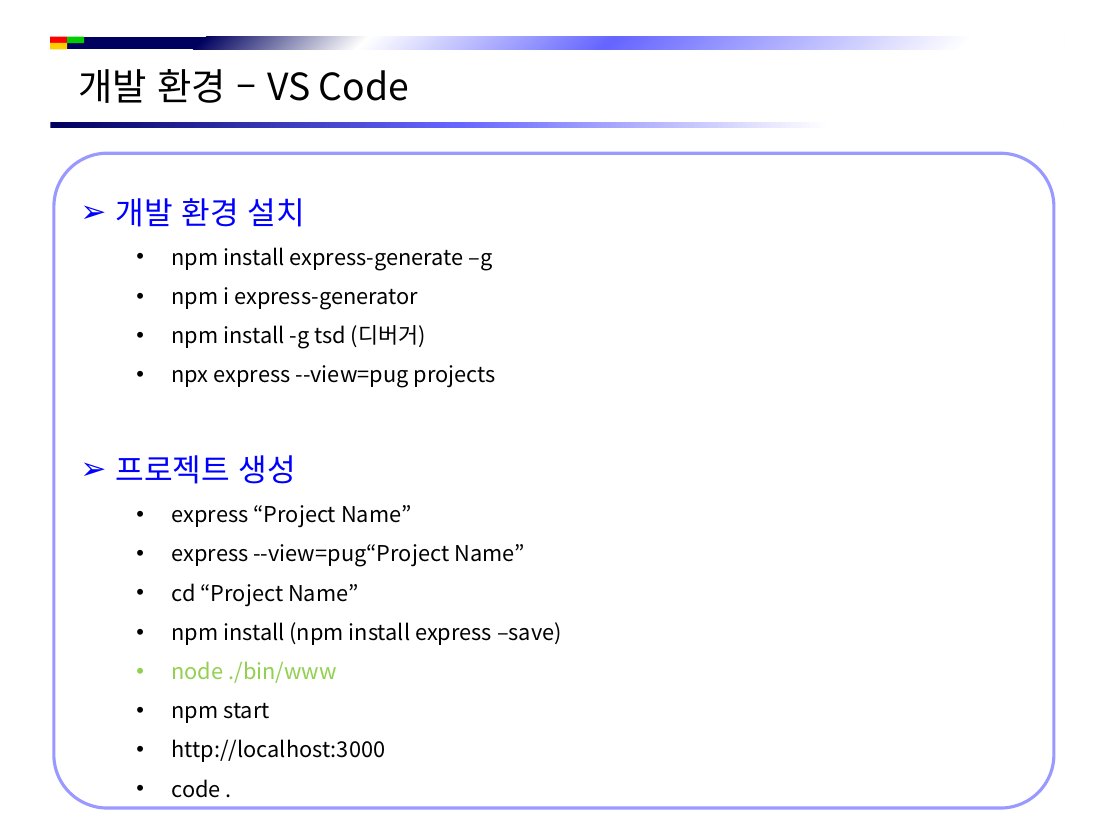
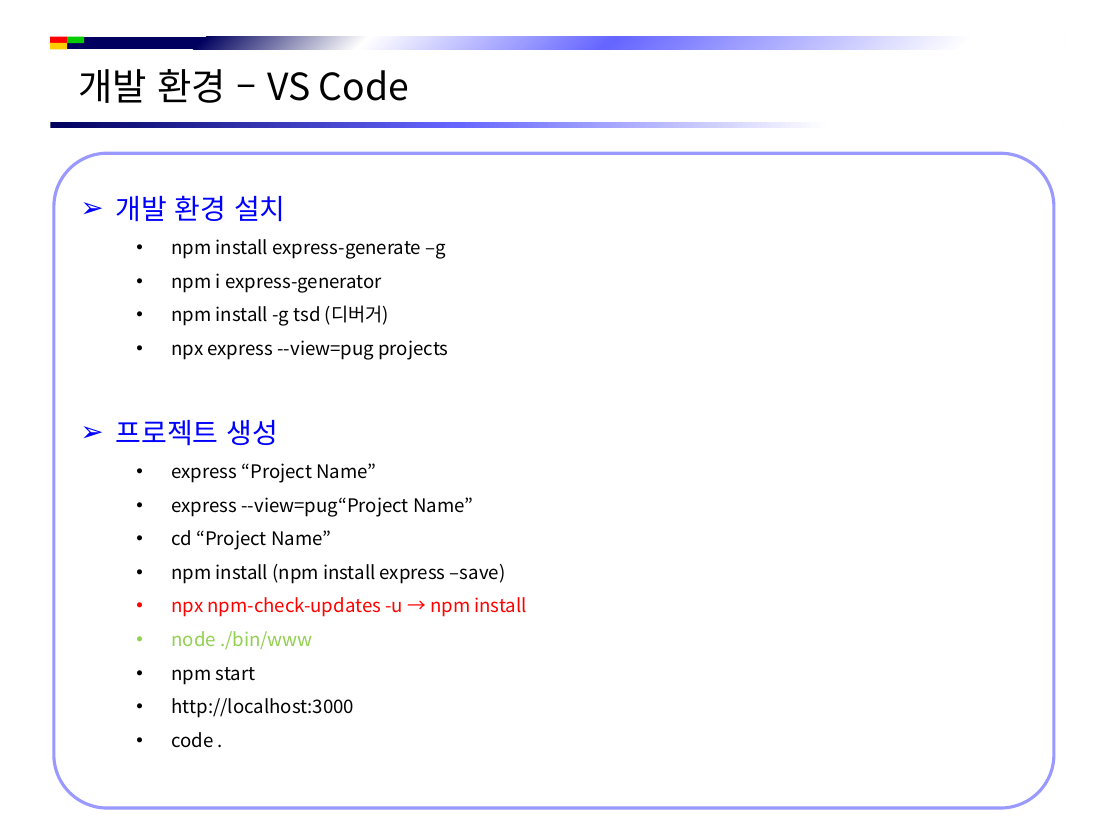
Before and after one commit to jsh-1235/Document, a slide deck: slide 7 of Back-End/NodeJS/NodeJS 시작 하기.pptx. Drawn at 1120x840 pixels with LibreOffice and Linux fonts; fonts in the diff are those of the drawing; background and template pictures are left out. Boxes give left, top, right and bottom in pixels: in the first picture for what was removed or moved away, otherwise in the second. Text is boxed around its words. In the diff, an @@ line names an element or a change of style, - is before the commit and + after.

```diff
--- a/Back-End/NodeJS/NodeJS 시작 하기.pptx
+++ b/Back-End/NodeJS/NodeJS 시작 하기.pptx
@@ text in rounded rectangle at [115, 195, 506, 748]: size 20 to 18 pt in "개발 환경 설치", "프로젝트 생성"; size 14 to 12 pt in "npm install express-generate –g", "npm i express-generator", "npm install -g tsd (디버거)", "npx express --view=pug projects" and 8 more places @@
@@ text in rounded rectangle at [171, 597, 526, 617]: paragraph added @@
+  • npx npm-check-updates -u → npm install
```
Also in this commit, not shown: 3 other slides changed, 13 other files.
